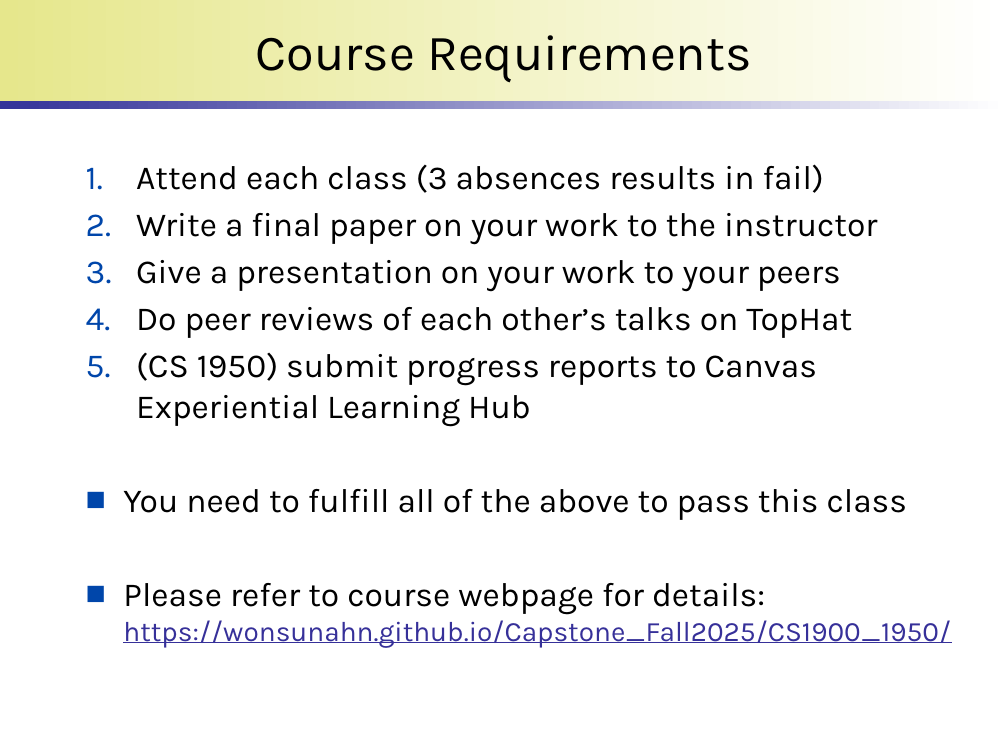
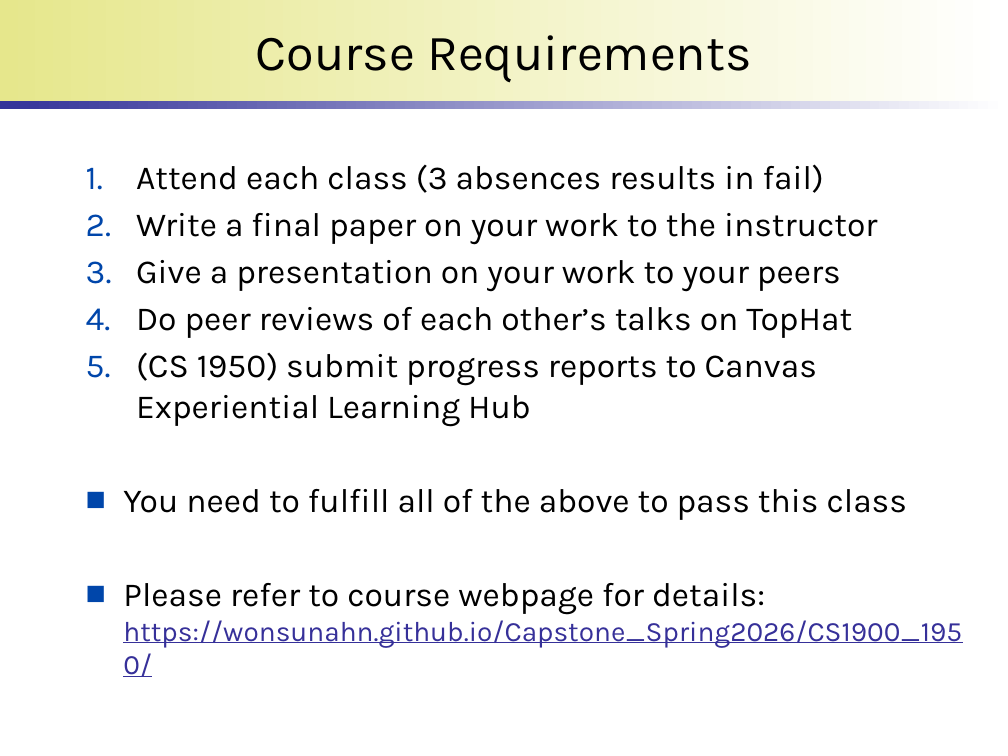
Before and after one commit to wonsunahn/Capstone_Spring2026, a slide deck: slide 3 of lectures/introduction-internship.pptx. Drawn at 1008x756 pixels with LibreOffice and Linux fonts; fonts in the diff are those of the drawing; background and template pictures are left out. Boxes give left, top, right and bottom in pixels: in the first picture for what was removed or moved away, otherwise in the second. Text is boxed around its words. In the diff, an @@ line names an element or a change of style, - is before the commit and + after.

Commit message:
Updates for Spring 2026.

```diff
--- a/lectures/introduction-internship.pptx
+++ b/lectures/introduction-internship.pptx
@@ text at (123,583,962,648): text changed @@
-■ Please refer to course webpage for details:
-  https://wonsunahn.github.io/Capstone_Fall2025/CS1900_1950/
+■ Please refer to course webpage for details:
+  https://wonsunahn.github.io/Capstone_Spring2026/CS1900_1950/
```
Also in this commit, not shown: 2 other slides changed, 1 other file.
